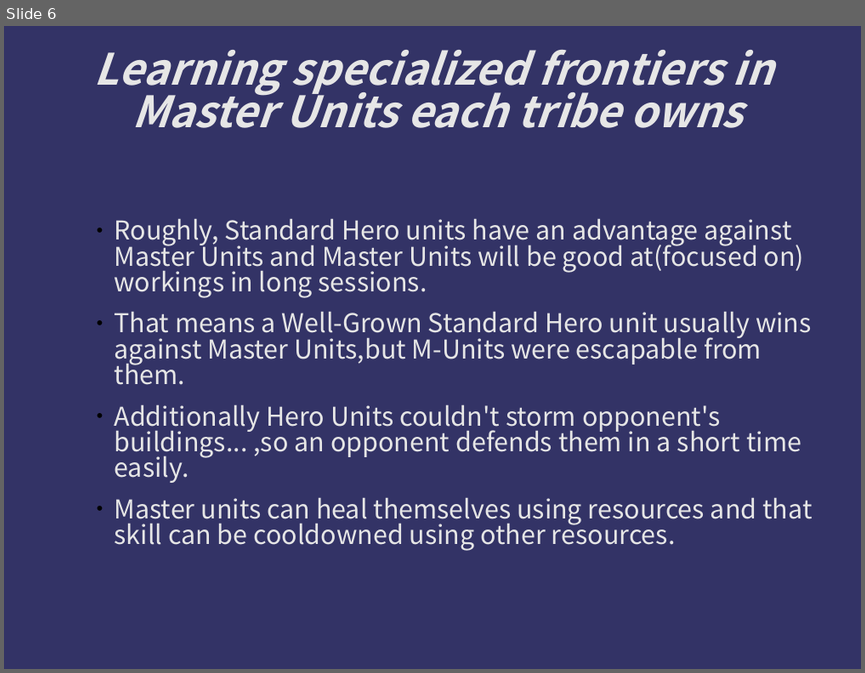
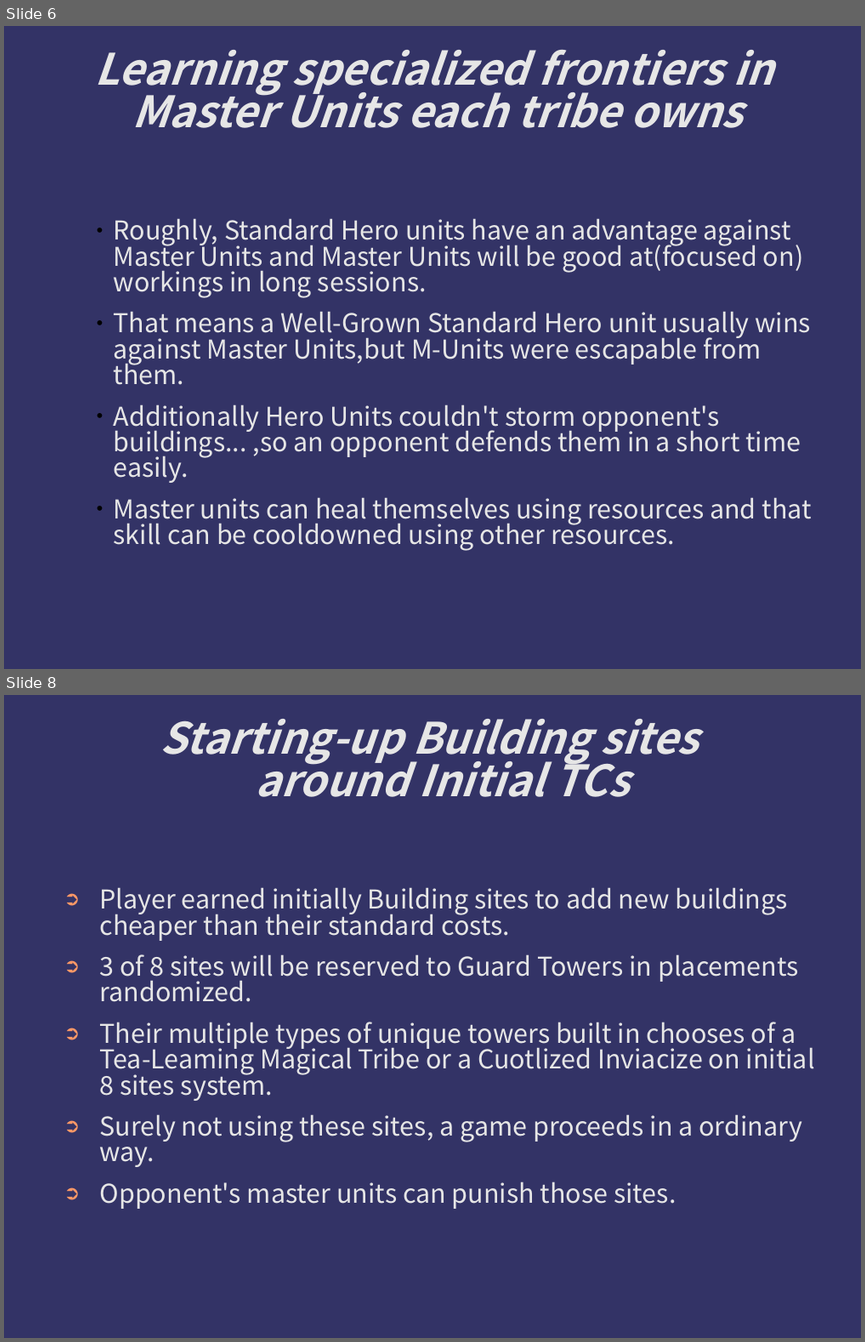
Before and after one commit to kotorize/kotorize, a slide deck: Manuals.ppt. Shown one above the other, each under a label of ours: slide 6 before the commit, slides 6 and 8 after it; the slides between them are not shown. The pictures are 865x673 and 865x1342 pixels, drawn with LibreOffice and Linux fonts; fonts in the diff are those of the drawing; background and template pictures are left out. Boxes give left, top, right and bottom in pixels: in the first picture for what was removed or moved away, otherwise in the second. Text is boxed around its words. In the diff, an @@ line names an element or a change of style, - is before the commit and + after.

```diff
--- a/Manuals.ppt
+++ b/Manuals.ppt
@@ slide 8 added at (4, 695, 861, 1338), background #333366 @@
@@ title added at (160, 719, 698, 797), 40 pt, text #E6E6E6, bold, italic @@
+Starting-up Building sites
+around Initial TCs
@@ text added at (100, 887, 815, 1208), 24 pt, text #E6E6E6 @@
+➲ Player earned initially Building sites to add new buildings cheaper than their standard costs.
+➲ 3 of 8 sites will be reserved to Guard Towers in placements randomized.
+➲ Their multiple types of unique towers built in chooses of a Tea-Leaming Magical Tribe or a Cuotlized Inviacize on initial 8 sites system.
+➲ Surely not using these sites, a game proceeds in a ordinary way.
+➲ Opponent's master units can punish those sites.
```
Also in this commit, not shown: 5 other slides changed, 1 other slide added, 1 slide removed.
